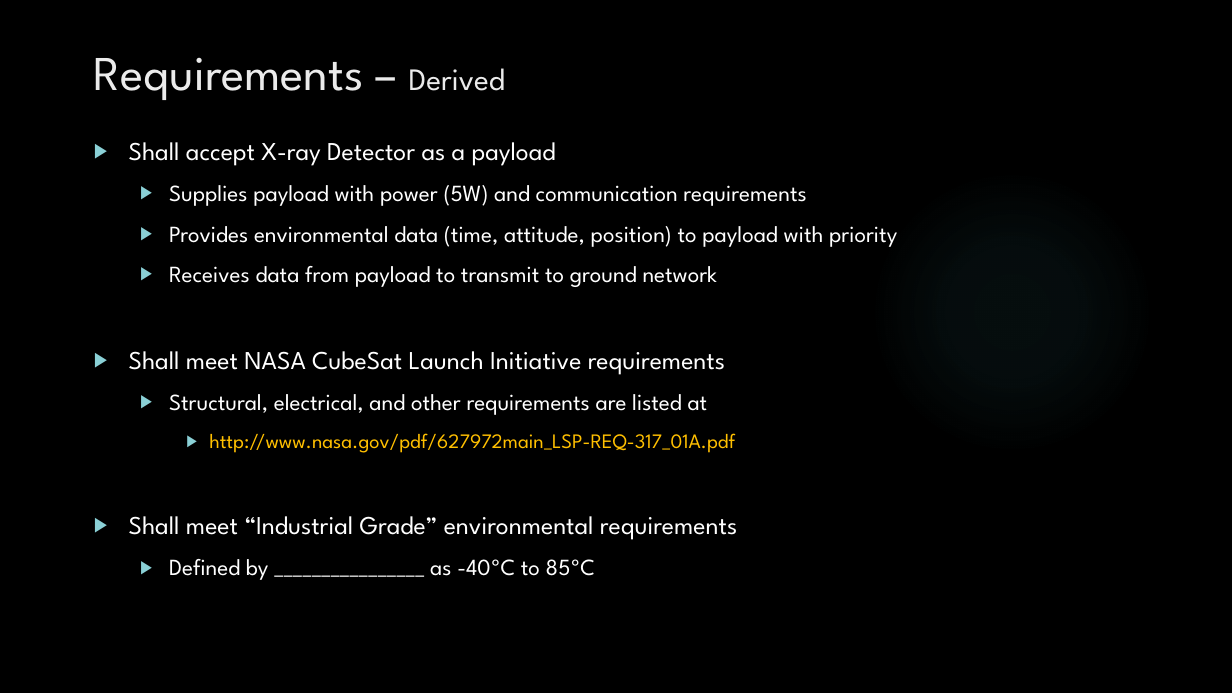
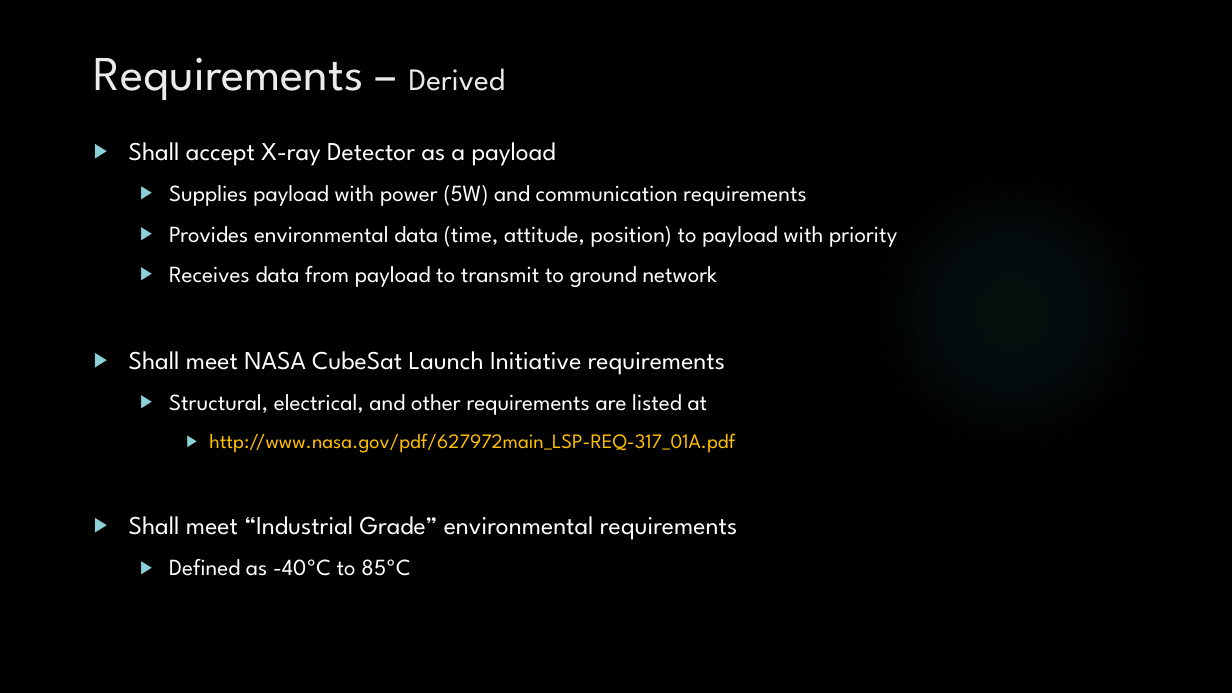
Before and after one commit to HASP-UMN/CubeSat, a slide deck: slide 6 of Presentations/PDR_Presentation.pptx. Drawn at 1232x693 pixels with LibreOffice and Linux fonts; fonts in the diff are those of the drawing; background and template pictures are left out. Boxes give left, top, right and bottom in pixels: in the first picture for what was removed or moved away, otherwise in the second. Text is boxed around its words. In the diff, an @@ line names an element or a change of style, - is before the commit and + after.

```diff
--- a/Presentations/PDR_Presentation.pptx
+++ b/Presentations/PDR_Presentation.pptx
@@ text at (x1=169, y1=559, x2=410, y2=576): text changed @@
-  ▶ Defined by ________________ as -40ºC to 85ºC
+  ▶ Defined as -40ºC to 85ºC
```
Also in this commit, not shown: 2 other slides changed.
